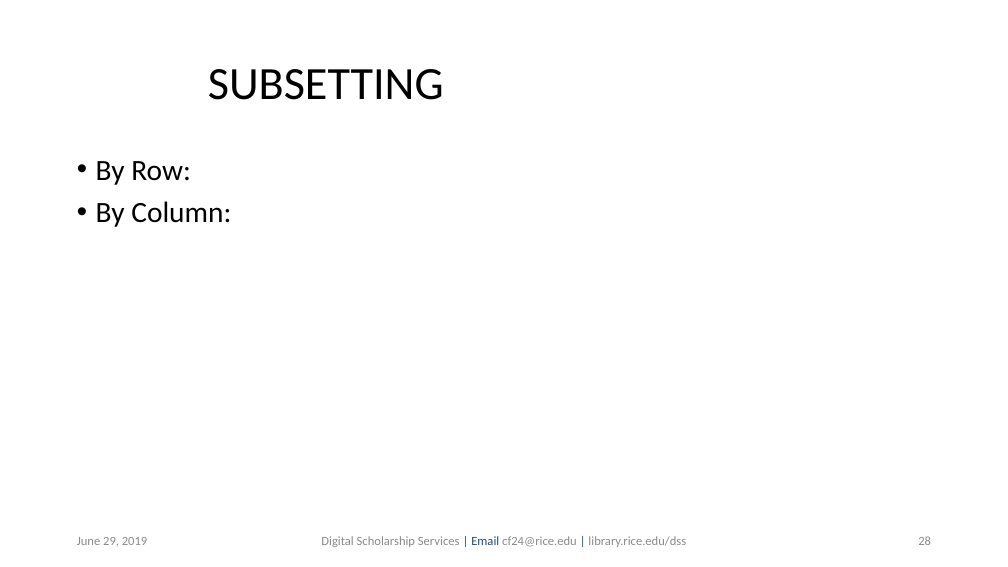
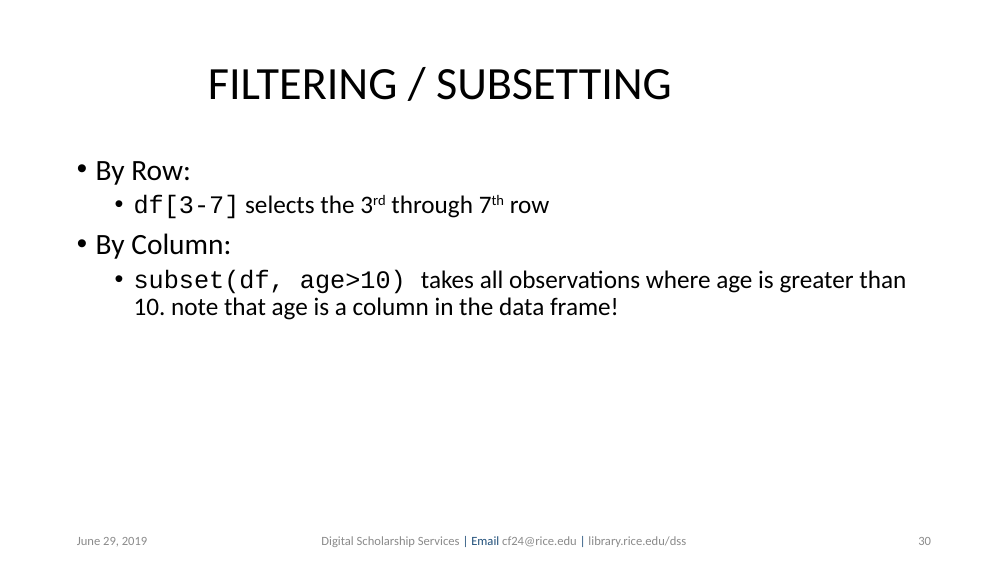
Before and after one commit to bakitybacon/rice-data-and-donuts, a slide deck: slide 30 of introR/Introduction to R.pptx (slide 28 before the commit). Drawn at 1008x567 pixels with LibreOffice and Linux fonts; fonts in the diff are those of the drawing; background and template pictures are left out. Boxes give left, top, right and bottom in pixels: in the first picture for what was removed or moved away, otherwise in the second. Text is boxed around its words. In the diff, an @@ line names an element or a change of style, - is before the commit and + after.

```diff
--- a/introR/Introduction to R.pptx
+++ b/introR/Introduction to R.pptx
@@ title at [208,69,672,100]: text changed @@
-SUBSETTING
+FILTERING / SUBSETTING
@@ text at [134,195,550,219]: paragraph added @@
+  • df[3-7] selects the 3rd through 7th row
@@ text at [134,269,906,320]: paragraph added @@
+  • subset(df, age>10) takes all observations where age is greater than 10. note that age is a column in the data frame!
@@ page number at [918,537,931,545]: text changed @@
-28
+30
```
Also in this commit, not shown: 16 other slides changed, 1 other file.
